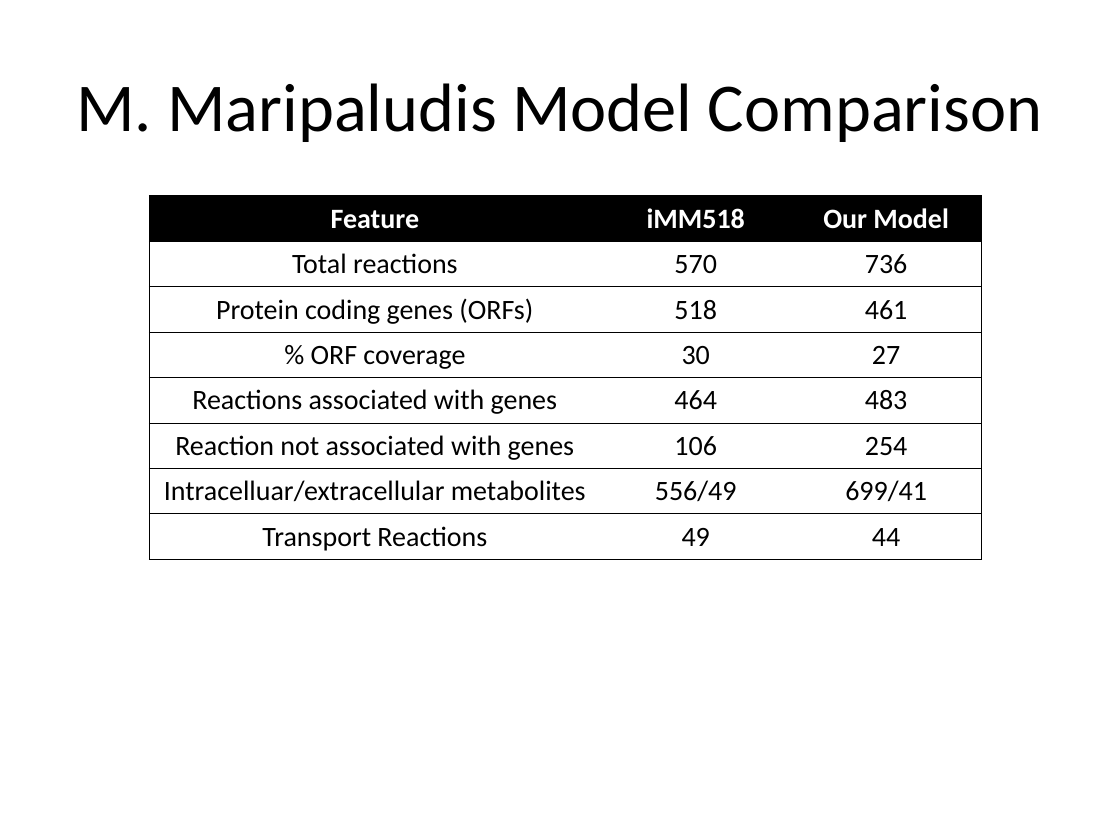
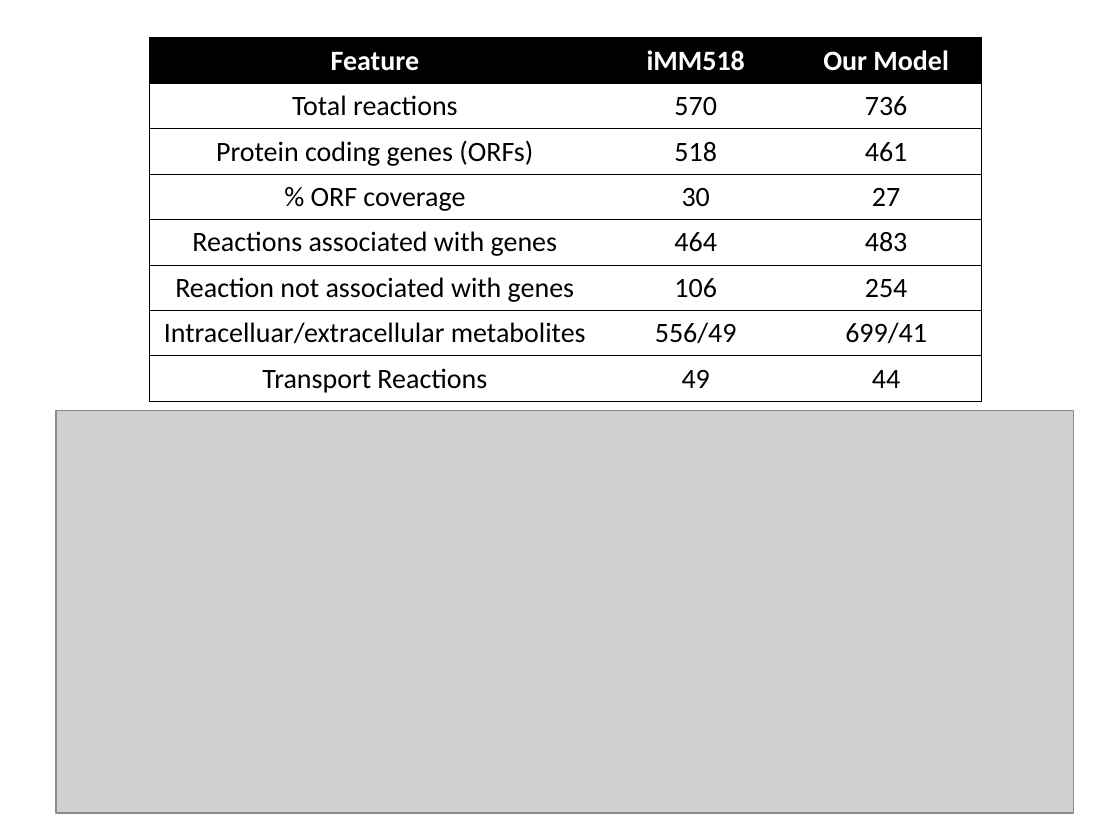
Before and after one commit to marichards/methanococcus, a slide deck: slide 9 of Reports/2014_09_update.pptx (slide 4 before the commit). Drawn at 1120x840 pixels with LibreOffice and Linux fonts; fonts in the diff are those of the drawing; grey boxes stand for pictures. Boxes give left, top, right and bottom in pixels: in the first picture for what was removed or moved away, otherwise in the second. Text is boxed around its words. In the diff, an @@ line names an element or a change of style, - is before the commit and + after.

```diff
--- a/Reports/2014_09_update.pptx
+++ b/Reports/2014_09_update.pptx
@@ table: place and size @@
-table at <box>149,196,981,559</box>
+table at <box>149,38,981,401</box>
@@ title removed at <box>76,83,1042,142</box> @@
-M. Maripaludis Model Comparison
@@ picture added at <box>56,411,1073,813</box> @@
```
Also in this commit, not shown: 6 other slides changed, 9 slides added, 4 slides removed, 12 other files.
